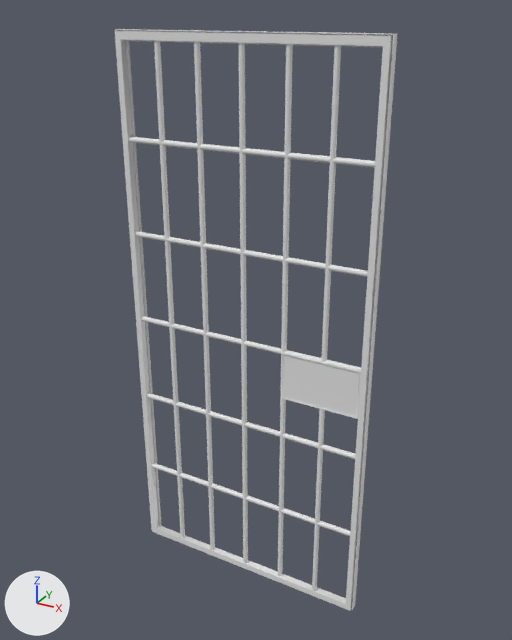
The FBX model resources/blender/models/portametalica.fbx as it was, and as the next commit left it.
Camera for both pictures: a camera (50 mm lens) standing at (2.26, -3.93, 4.16) and looking at (0.04, 0.1, 2.14). The axes (+X, +Y, +Z) are drawn at lower left. The lights are the same throughout. The picture after the commit comes second. Where no turn or scale is listed for an object, it has been applied to the vertices.

Objects in the first picture: 'portametalica'.
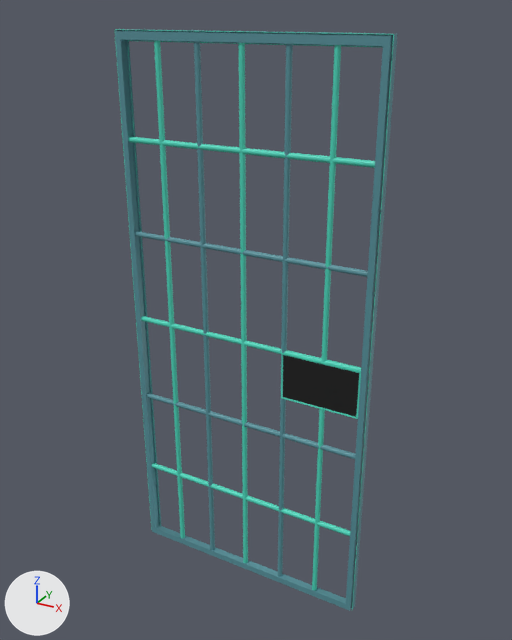
What changed in the scene script:
```text
Add mat_azul:
    mat_azul = principled_material('Azul')
    mat_azul.base_color = (0.0953, 0.287, 0.332)  # cyan #57929c
Add mat_verdeagua:
    mat_verdeagua = principled_material('VerdeAgua')
    mat_verdeagua.base_color = (0.0742, 0.687, 0.515)  # cyan #4dd8be
Add mat_preto:
    mat_preto = principled_material('Preto')
    mat_preto.base_color = (0.0075, 0.0075, 0.0075)  # black #151515
Change me_portametalica:
    where me_portametalica.from_pydata(...)  # 294 vertices, 201 faces; spans x -0.94..0.94, y -0.03..0.04, z -0.04..4.03
    used by ob_portametalica; location = (0.0, 0.0, 0.0)
    me_portametalica part 1: 67 of the faces centred in x -0.94..0.94, y -0.03..0.04, z 1.31..2.68 switch from mat_material (white #e7e7e7) to mat_azul (cyan #57929c)
    me_portametalica part 2: 30 of the faces centred in x -0.94..0.94, y -0.03..0.04, z 3.96..4.03 switch from mat_material (white #e7e7e7) to mat_azul (cyan #57929c)
    me_portametalica part 3: 6 of the faces centred in x 0.0..0.93, y -0.03..0.03, z -0.01..0.01 switch from mat_material (white #e7e7e7) to mat_azul (cyan #57929c)
    me_portametalica part 4: 56 of the faces centred in x -0.94..0.94, y -0.02..0.03, z 1.64..2.01 switch from mat_material (white #e7e7e7) to mat_verdeagua (cyan #4dd8be)
    me_portametalica part 5: 16 of the faces centred in x -0.45..0.45, y -0.02..0.02, z 0.64..0.67 switch from mat_material (white #e7e7e7) to mat_verdeagua (cyan #4dd8be)
    me_portametalica part 6: 16 of the faces centred in x -0.45..0.45, y -0.02..0.02, z 3.32..3.35 switch from mat_material (white #e7e7e7) to mat_verdeagua (cyan #4dd8be)
    me_portametalica part 7: 4 of the faces centred in x 0.0..0.94, y -0.01..0.03, z 3.96..4.03 switch from mat_material (white #e7e7e7) to mat_verdeagua (cyan #4dd8be)
    me_portametalica part 8: 1 of the faces centred in x 0.6, y -0.02, z 1.82 switch from mat_material (white #e7e7e7) to mat_preto (black #151515)
```

Pixel boxes (x1, y1, x2, y2) of what changed, in the pictures (512 x 640 px):
part 1 of me_portametalica, recoloured
    both: (116, 40, 396, 610)
part 2 of me_portametalica, recoloured (white to cyan)
    both: (115, 29, 397, 48)
part 3 of me_portametalica, recoloured
    both: (155, 525, 353, 611)
part 4 of me_portametalica, recoloured
    both: (115, 40, 393, 609)
part 5 of me_portametalica, recoloured
    both: (151, 463, 350, 537)
part 6 of me_portametalica, recoloured (white to cyan)
    both: (128, 137, 375, 168)
part 7 of me_portametalica, recoloured
    both: (123, 29, 394, 48)
part 8 of me_portametalica, recoloured (white to black)
    both: (283, 355, 359, 417)
